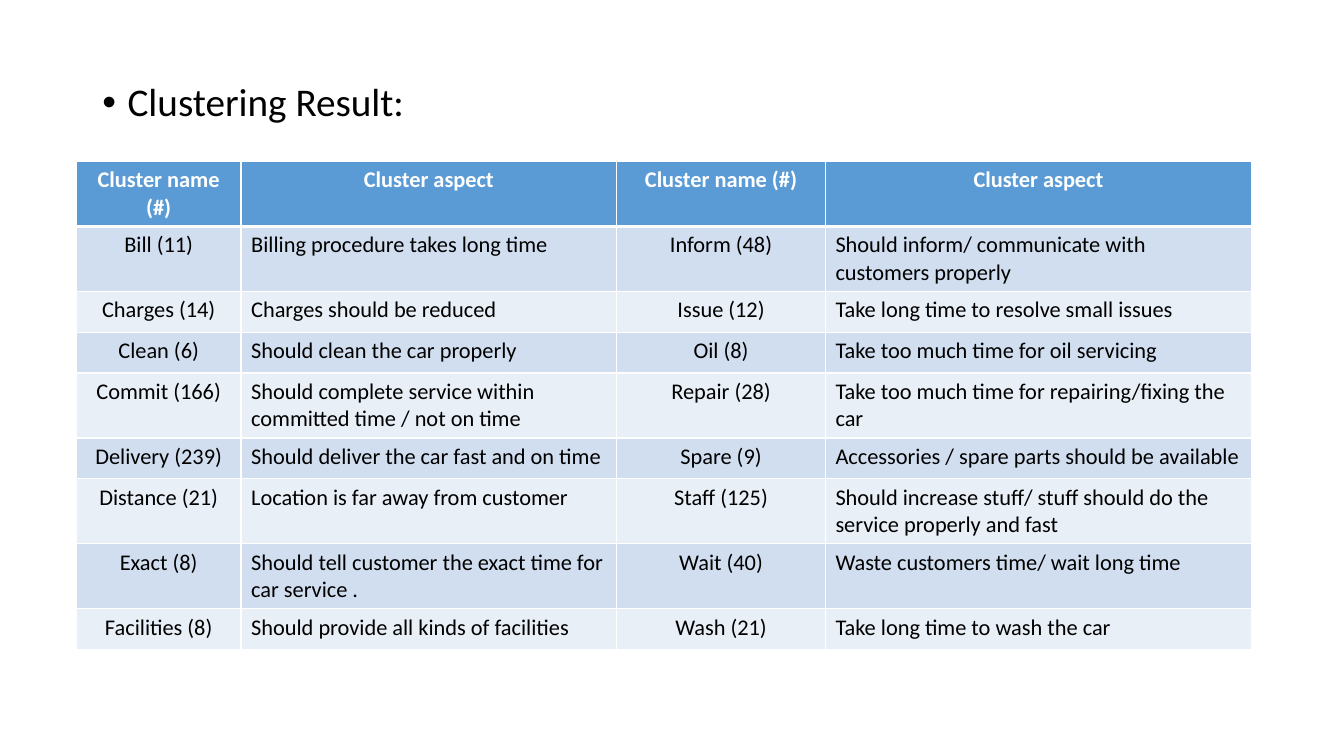
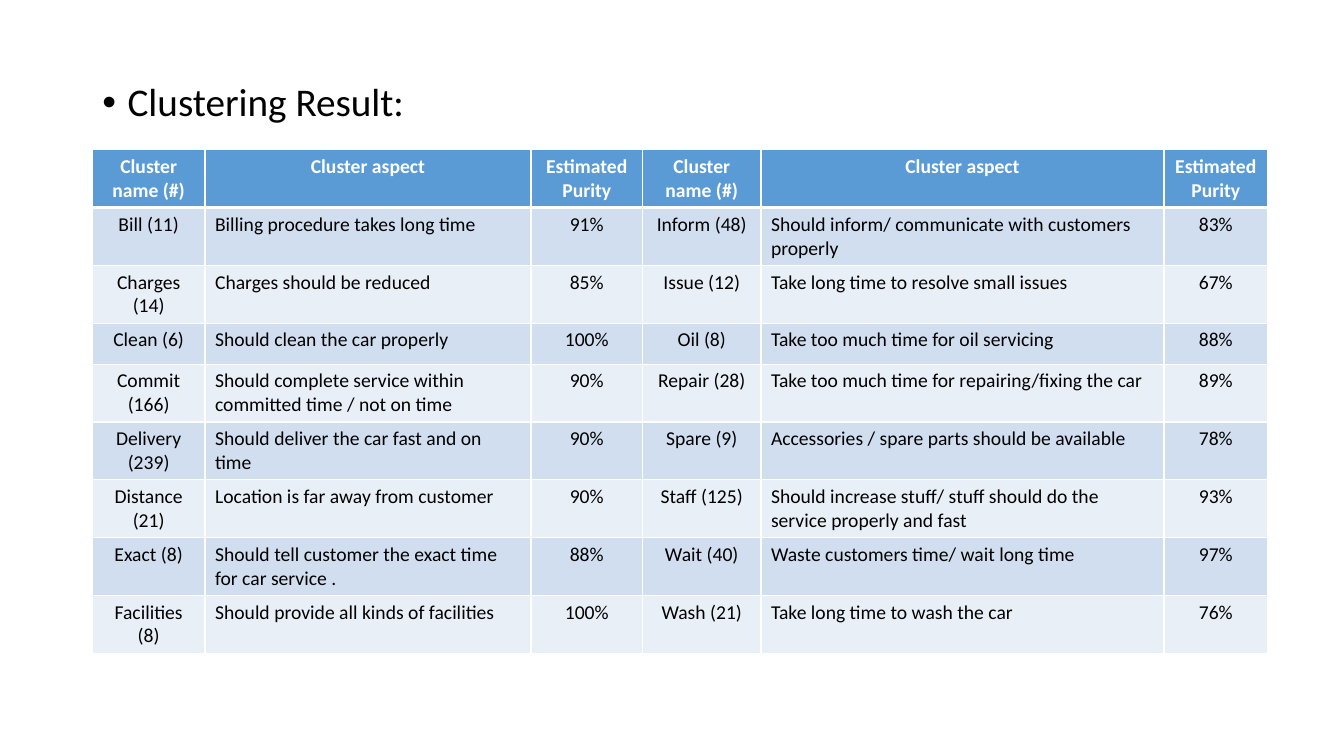
Before and after one commit to Li-Pengfei/review_clustering_Deloitte, a slide deck: slide 26 of Clustering_results_for_Deloitte_v1.pptx (slide 16 before the commit). Drawn at 1344x756 pixels with LibreOffice and Linux fonts; fonts in the diff are those of the drawing. Boxes give left, top, right and bottom in pixels: in the first picture for what was removed or moved away, otherwise in the second. Text is boxed around its words. In the diff, an @@ line names an element or a change of style, - is before the commit and + after.

```diff
--- a/Clustering_results_for_Deloitte_v1.pptx
+++ b/Clustering_results_for_Deloitte_v1.pptx
@@ table at [93,150,1268,649] @@
+column 3: Estimated Purity | 91% | 85% | 100% | 90% | 90% | 90% | 88% | 100%
+column 6: Estimated Purity | 83% | 67% | 88% | 89% | 78% | 93% | 97% | 76%
@@ table: place and size @@
-table at [77,161,1253,644]
+table at [93,150,1268,649]
```
Also in this commit, not shown: 12 other slides changed, 13 slides added, 15 other files.
